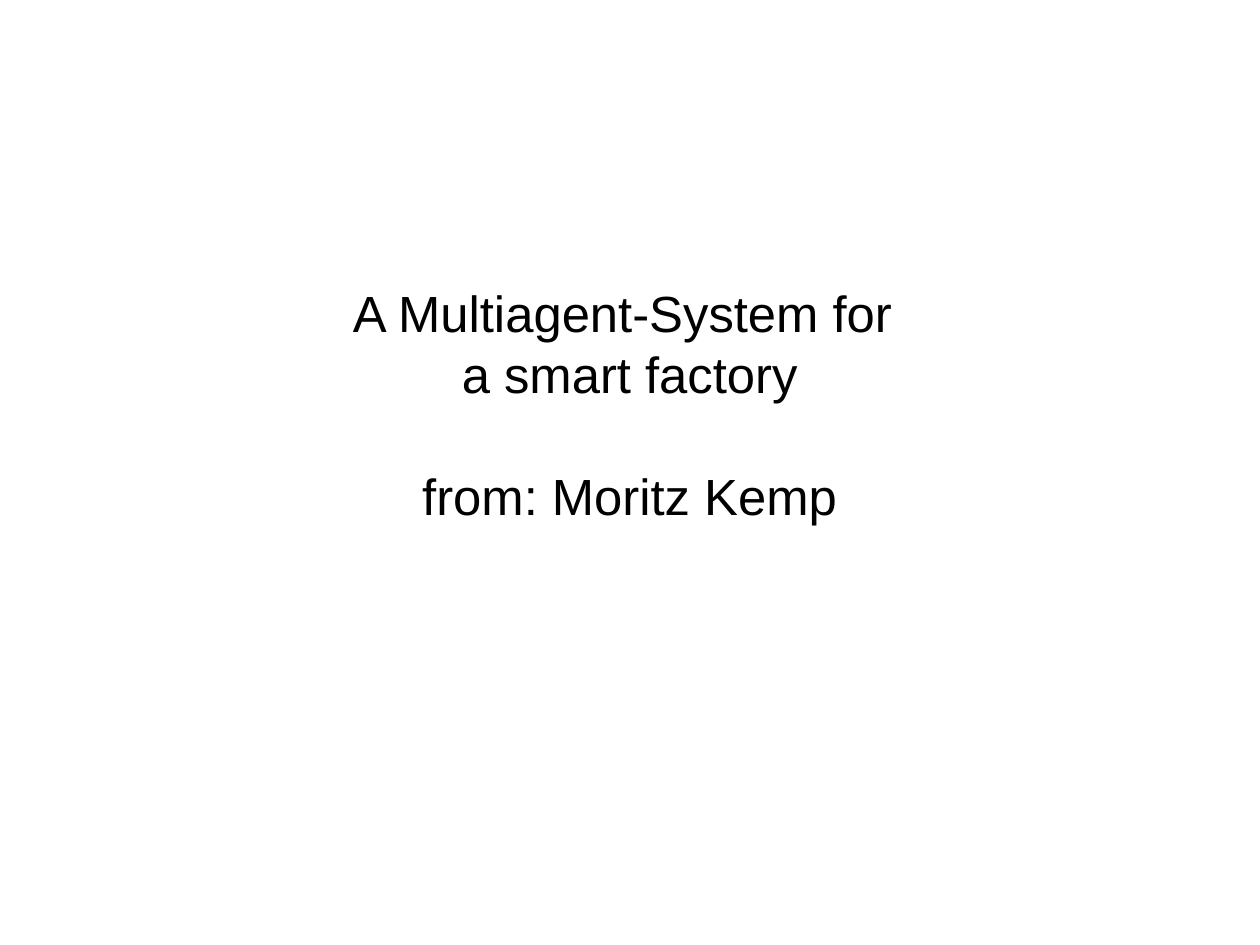
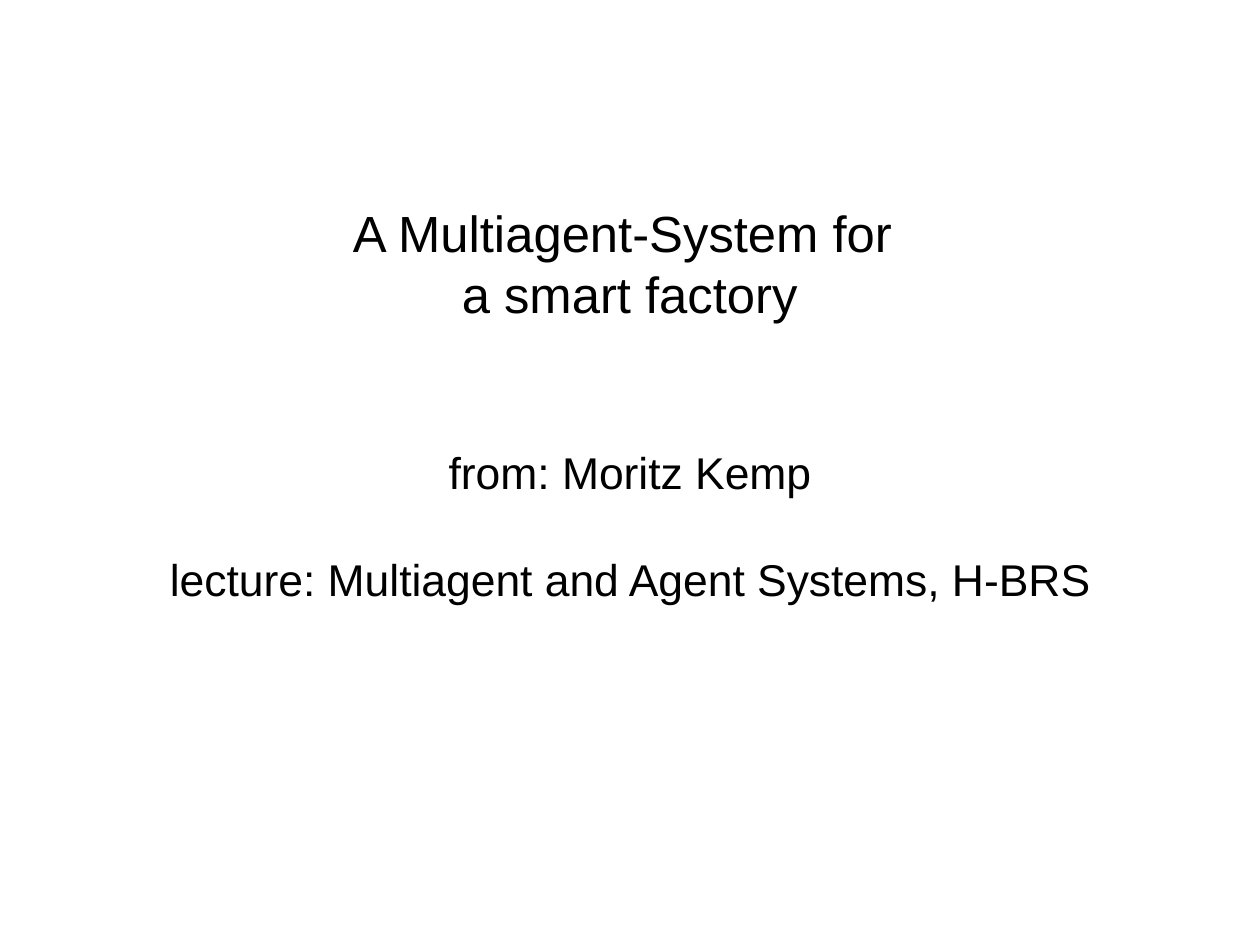
Before and after one commit to MoritzKemp/smartFactory, a slide deck: slide 1 of documentation/presentation_2.odp. Drawn at 1260x945 pixels with LibreOffice and Linux fonts; fonts in the diff are those of the drawing. Boxes give left, top, right and bottom in pixels: in the first picture for what was removed or moved away, otherwise in the second. Text is boxed around its words. In the diff, an @@ line names an element or a change of style, - is before the commit and + after.

Commit message:
add second presentation

```diff
--- a/documentation/presentation_2.odp
+++ b/documentation/presentation_2.odp
@@ subtitle at (449, 456, 811, 499): size 32 to 28 pt in "from: Moritz Kemp" @@
@@ subtitle at (170, 563, 1090, 605): paragraph added @@
+lecture: Multiagent and Agent Systems, H-BRS
```
Also in this commit, not shown: 2 other files.
